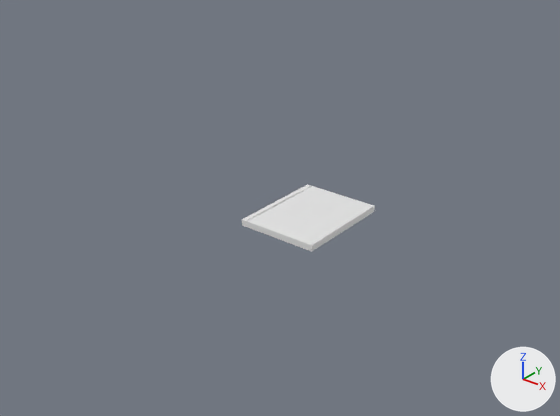
The Blender file BlenderStuff/Items/BlenderComputers.blend as it was, and as the next commit left it.
Before and after are seen from a 50 mm camera at (22.0, -30.1, 18.5) aimed at (-0.5, -1.8, 1.1). The axes (+X, +Y, +Z) are drawn at lower right. The lights are the same throughout.

Before the edit, the objects in view are built like this:
```python
ob_keyboardmodel2 = bpy.data.objects.new('KeyBoardModel2', me_cube_003)
ob_keyboardmodel2.location = (0.0, 0.0, 0.0)
ob_keyboardmodel2_001 = bpy.data.objects.new('KeyBoardModel2.001', me_cube_005)
ob_keyboardmodel2_001.location = (0.0, 0.0, 0.0)
ob_laptop = bpy.data.objects.new('Laptop', me_cube_004)
ob_laptop.location = (0.0, 0.0, 0.0)
ob_laptop.scale = (2.28, 2.87, 0.0967)
ob_monitormodel1 = bpy.data.objects.new('MonitorModel1', me_cube_001)
ob_monitormodel1.location = (0.0, 0.0, 0.0)
ob_monitormodel2 = bpy.data.objects.new('MonitorModel2', me_cube_009)
ob_monitormodel2.location = (0.0, 0.0, 0.0)
ob_mousemodel1 = bpy.data.objects.new('MouseModel1', me_cube_016)
ob_mousemodel1.location = (0.0, 0.0, 0.0)
ob_mousemodel2 = bpy.data.objects.new('MouseModel2', me_cube_015)
ob_mousemodel2.location = (0.0, 0.0, 0.0)
ob_pcmodel1 = bpy.data.objects.new('PcModel1', me_cube_006)
ob_pcmodel1.location = (0.0, 0.0, 0.0)
ob_pcmodel2 = bpy.data.objects.new('PcModel2', me_cube_002)
ob_pcmodel2.location = (0.0, 0.0, 0.0)
# also in view: 'Cube' at (0.2, 0.0, 0.2)
```
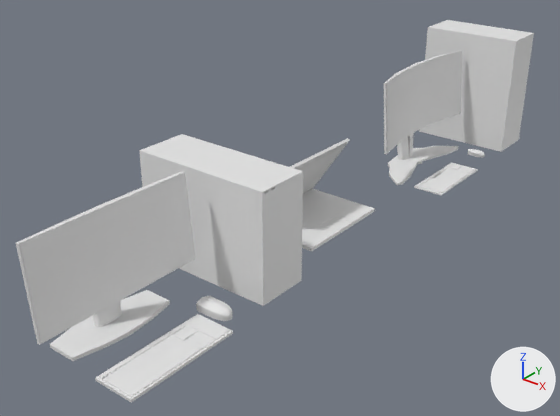
Boxes [x1, y1, x2, y2] around the edits, measured in the pictures (560 x 416 px):
```json
{"object": "MonitorModel1", "change": "shown", "after": [16, 171, 195, 361]}
{"object": "PcModel1", "change": "shown", "after": [139, 134, 303, 306]}
{"object": "PcModel2", "change": "shown", "after": [419, 20, 534, 152]}
{"object": "MonitorModel2", "change": "shown", "after": [384, 50, 462, 185]}
{"object": "Cube", "change": "moved, turned", "before": [247, 186, 375, 248], "after": [290, 138, 350, 193]}
{"object": "KeyBoardModel2.001", "change": "shown", "after": [95, 314, 233, 403]}
{"object": "KeyBoardModel2", "change": "shown", "after": [414, 163, 478, 195]}
{"object": "MouseModel1", "change": "shown", "after": [196, 296, 233, 321]}
{"object": "MouseModel2", "change": "shown", "after": [468, 149, 485, 158]}
{"object": "Laptop", "change": "unchanged, uncovered by the edit", "before": [242, 184, 375, 252], "after": [302, 189, 375, 252]}
```

The change, as JSON lines over the scene's bpy script:
```json
{"op": "remove", "block": "ob_monitormodel1", "code": "ob_monitormodel1.hide_set(True)  # its collection is switched off"}
{"op": "set", "path": "ob_monitormodel1.location", "old": "(0.0, 0.0, 0.0)", "new": "(0.0, -12.72, 0.0)"}
{"op": "remove", "block": "ob_pcmodel1", "code": "ob_pcmodel1.hide_set(True)  # its collection is switched off"}
{"op": "set", "path": "ob_pcmodel1.location", "old": "(0.0, 0.0, 0.0)", "new": "(0.0, -12.72, 0.0)"}
{"op": "remove", "block": "ob_mousemodel1", "code": "ob_mousemodel1.hide_set(True)  # its collection is switched off"}
{"op": "set", "path": "ob_mousemodel1.location", "old": "(0.0, 0.0, 0.0)", "new": "(0.0, -12.72, 0.0)"}
{"op": "remove", "block": "ob_keyboardmodel2_001", "code": "ob_keyboardmodel2_001.hide_set(True)  # its collection is switched off"}
{"op": "set", "path": "ob_keyboardmodel2_001.location", "old": "(0.0, 0.0, 0.0)", "new": "(0.0, -12.72, 0.0)"}
{"op": "remove", "block": "ob_pcmodel2", "code": "ob_pcmodel2.hide_set(True)  # its collection is switched off"}
{"op": "set", "path": "ob_pcmodel2.location", "old": "(0.0, 0.0, 0.0)", "new": "(0.0, 10.32, 0.0)"}
{"op": "remove", "block": "ob_monitormodel2", "code": "ob_monitormodel2.hide_set(True)  # its collection is switched off"}
{"op": "set", "path": "ob_monitormodel2.location", "old": "(0.0, 0.0, 0.0)", "new": "(0.0, 10.32, 0.0)"}
{"op": "remove", "block": "ob_mousemodel2", "code": "ob_mousemodel2.hide_set(True)  # its collection is switched off"}
{"op": "set", "path": "ob_mousemodel2.location", "old": "(0.0, 0.0, 0.0)", "new": "(0.0, 10.32, 0.0)"}
{"op": "remove", "block": "ob_keyboardmodel2", "code": "ob_keyboardmodel2.hide_set(True)  # its collection is switched off"}
{"op": "set", "path": "ob_keyboardmodel2.location", "old": "(0.0, 0.0, 0.0)", "new": "(0.0, 10.32, 0.0)"}
{"op": "set", "path": "ob_cube.location", "old": "(-1.82, 0.0, 0.18)", "new": "(-1.87, 0.0, 0.27)"}
{"op": "set", "path": "ob_cube.rotation_euler", "old": "(0.0, 0.0, 0.0)", "new": "(0.0, -0.977, 0.0)", "note": "degrees (0, 0, 0) -> degrees (0, -56, 0)"}
```
